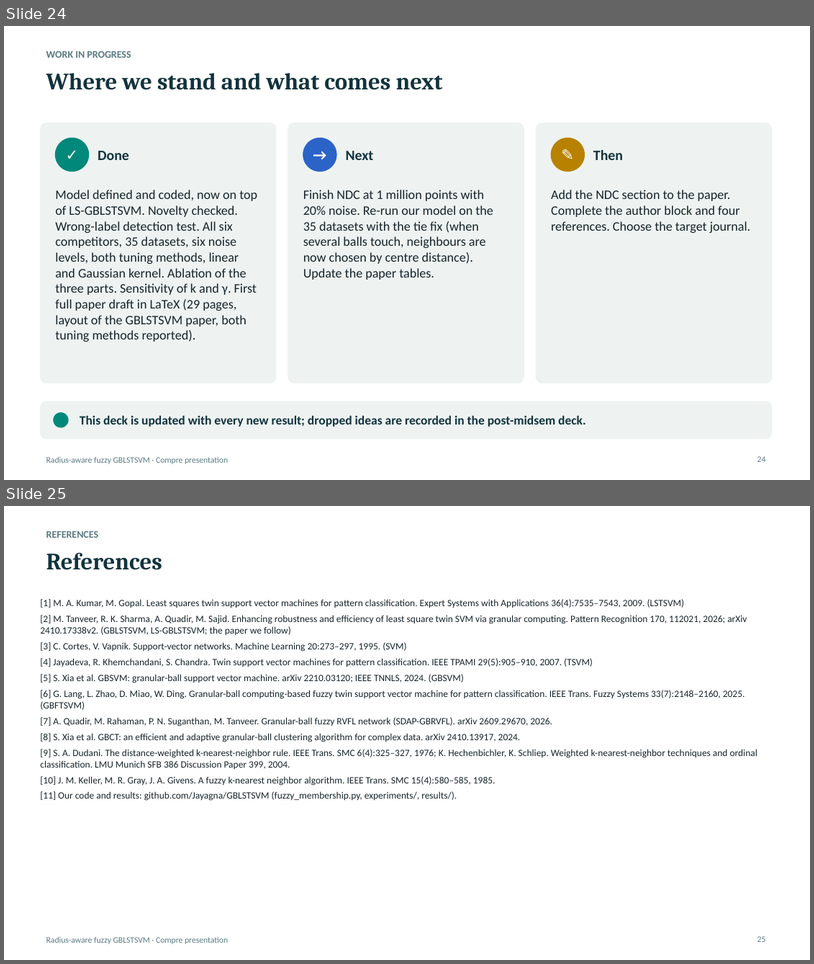
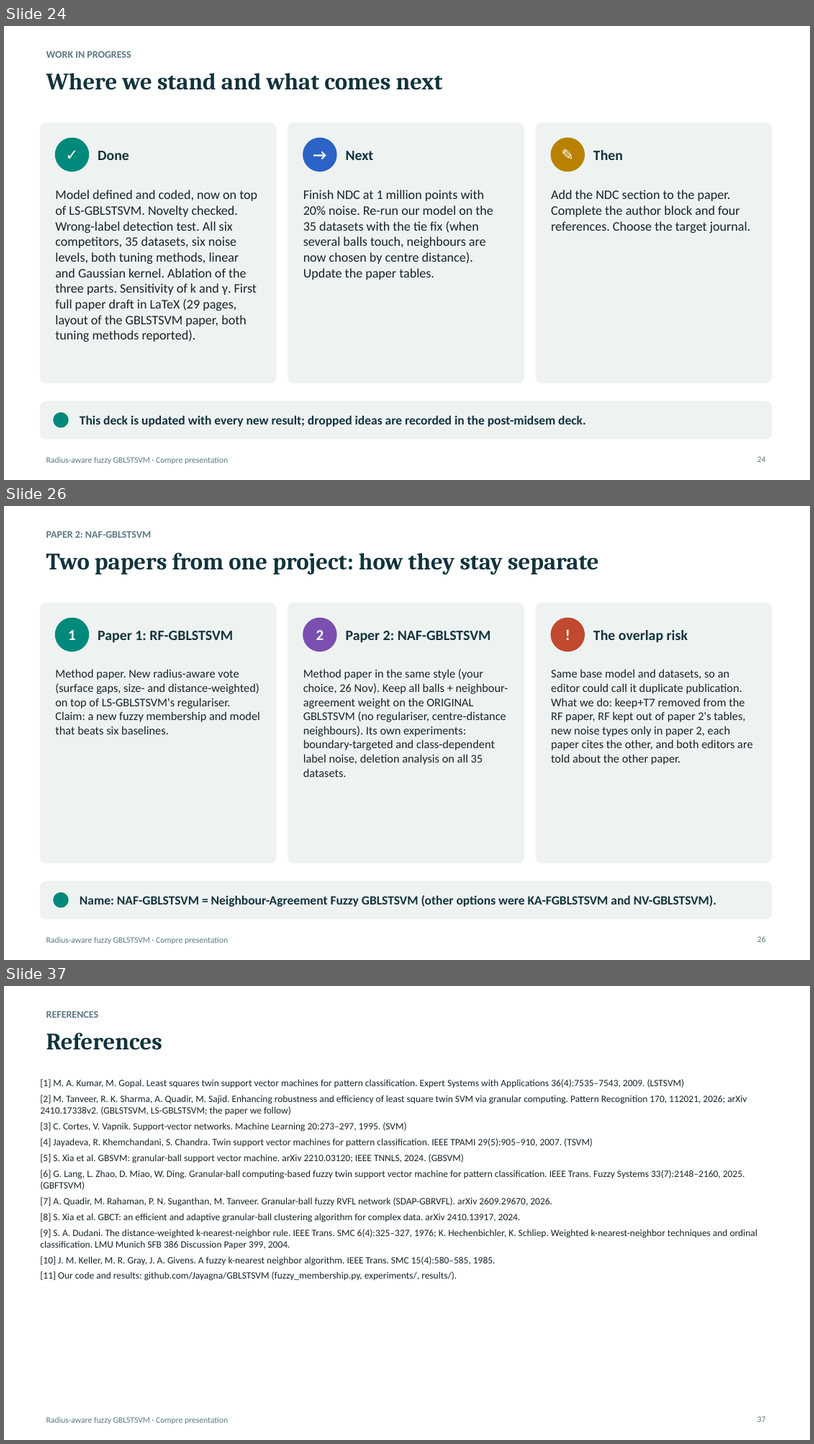
Before and after one commit to Jayagna/GBLSTSVM, a slide deck: reports/compre/compre_presentation.pptx. Shown one above the other, each under a label of ours: slides 24 and 25 before the commit, slides 24, 26 and 37 after it; the slides between them are not shown. The pictures are 814x964 and 814x1444 pixels, drawn with LibreOffice and Linux fonts; fonts in the diff are those of the drawing. Boxes give left, top, right and bottom in pixels: in the first picture for what was removed or moved away, otherwise in the second. Text is boxed around its words. In the diff, an @@ line names an element or a change of style, - is before the commit and + after.

```diff
--- a/reports/compre/compre_presentation.pptx
+++ b/reports/compre/compre_presentation.pptx
@@ slide 26 added at [4, 506, 810, 960], background #FFFFFF; not listed: 1 template element that a slide beside it also shows @@
@@ text added at [46, 531, 151, 538], 12 pt, text #5A7A82, bold @@
+PAPER 2: NAF-GBLSTSVM
@@ title added at [46, 553, 599, 574], 28 pt, text #12333D, bold @@
+Two papers from one project: how they stay separate
@@ rounded rectangle added at [40, 602, 276, 863], fill #EEF3F2, outline #EEF3F2 0.75 pt @@
@@ rounded rectangle added at [288, 602, 525, 863], fill #EEF3F2, outline #EEF3F2 0.75 pt @@
@@ rounded rectangle added at [536, 602, 772, 863], fill #EEF3F2, outline #EEF3F2 0.75 pt @@
@@ ellipse added at [55, 618, 89, 651], fill #00897B, outline #00897B 1 pt @@
@@ text added at [68, 630, 76, 640], 18 pt, text #FFFFFF, bold @@
+1
@@ text added at [98, 631, 233, 642], 17 pt, text #12333D, bold @@
+Paper 1: RF-GBLSTSVM
@@ ellipse added at [304, 618, 337, 651], fill #7B4FB0, outline #7B4FB0 1 pt @@
@@ text added at [316, 630, 324, 640], 18 pt, text #FFFFFF, bold @@
+2
@@ text added at [346, 631, 491, 642], 17 pt, text #12333D, bold @@
+Paper 2: NAF-GBLSTSVM
@@ ellipse added at [551, 618, 585, 651], fill #C0492F, outline #C0492F 1 pt @@
@@ text added at [551, 618, 585, 651], 18 pt, text #FFFFFF, bold @@
+!
@@ text added at [594, 630, 688, 642], 17 pt, text #12333D, bold @@
+The overlap risk
@@ text added at [55, 669, 260, 734], 14 pt, text #17242A @@
+Method paper. New radius-aware vote (surface gaps, size- and distance-weighted) on top of LS-GBLSTSVM's regulariser. Claim: a new fuzzy membership and model that beats six baselines.
@@ text added at [304, 669, 509, 777], 14 pt, text #17242A @@
+Method paper in the same style (your choice, 26 Nov). Keep all balls + neighbour-agreement weight on the ORIGINAL GBLSTSVM (no regulariser, centre-distance neighbours). Its own experiments: boundary-targeted and class-dependent label noise, deletion analysis on all 35 datasets.
@@ text added at [551, 669, 753, 764], 14 pt, text #17242A @@
+Same base model and datasets, so an editor could call it duplicate publication. What we do: keep+T7 removed from the RF paper, RF kept out of paper 2's tables, new noise types only in paper 2, each paper cites the other, and both editors are told about the other paper.
@@ rounded rectangle added at [40, 881, 772, 919], fill #EEF3F2, outline #EEF3F2 0.75 pt @@
@@ ellipse added at [54, 893, 68, 907], fill #00897B, outline #00897B 1 pt @@
@@ text added at [80, 895, 717, 906], 15 pt, text #12333D, bold @@
+Name: NAF-GBLSTSVM = Neighbour-Agreement Fuzzy GBLSTSVM (other options were KA-FGBLSTSVM and NV-GBLSTSVM).
@@ page number added at [758, 936, 766, 942], 10 pt, text #5A7A82 @@
+26
@@ what was slide 25 is now slide 37 @@
@@ page number at [758, 1416, 766, 1422]: text changed @@
-25
+37
```
Also in this commit, not shown: 11 other slides added, 6 other files.
